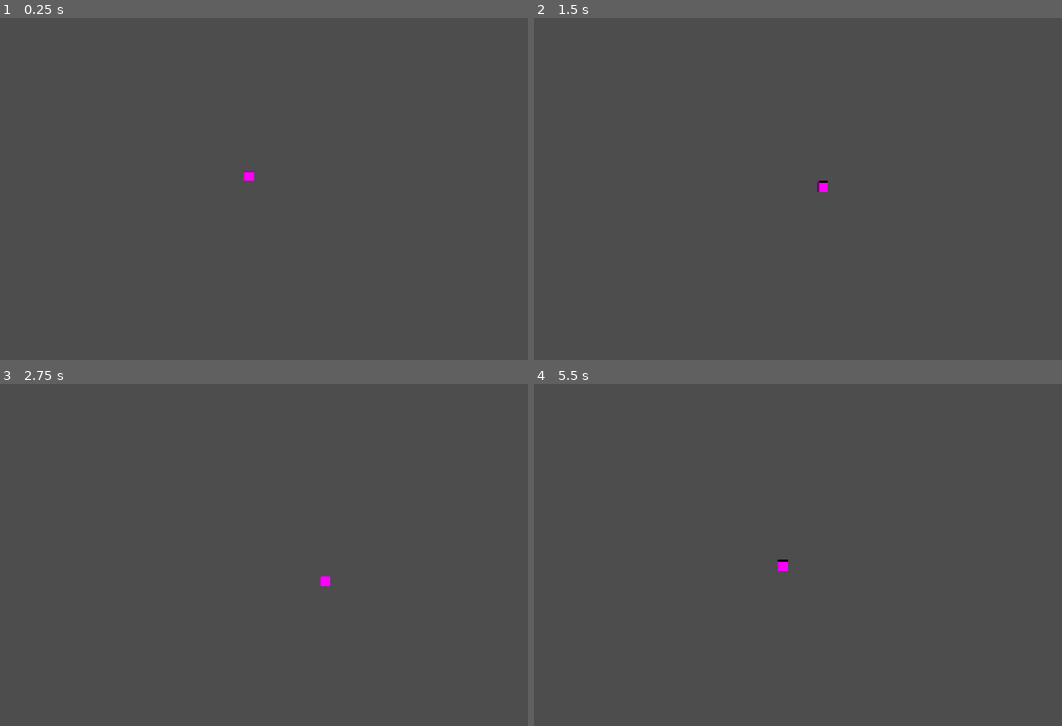
Above: before the commit, frames 1-4 (two rows, left to right).
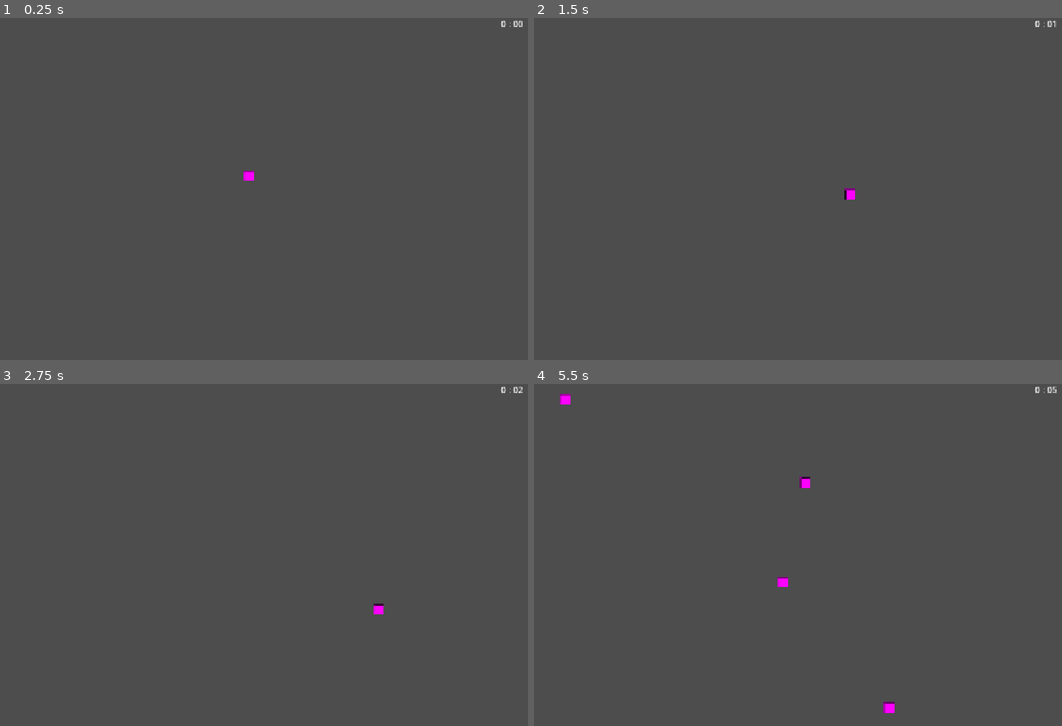
Above: after the commit, the same moments.

Repository: ulisesgarrod/ShivShift
Game: Godot game, scene res://scenes/escena.tscn
Two runs of this game, one before a commit and one after it. Both use one fixed random seed, a clock stepped at 60 frames per second and the inputs below.
Inputs:
- Up to frame 1 (0.25 s): no input
- Up to frame 2 (1.5 s): tap Enter at 0.5 s; hold D (right) 0.53-1.28 s; hold S (down) from 1.28 s (still down)
- Up to frame 3 (2.75 s): release S (down) at 2.03 s; hold D (right) from 2.03 s (still down)
- Up to frame 4 (5.5 s): tap Space at 2.75 s; release D (right) at 2.78 s; hold W (up) 2.78-3.53 s; hold A (left) 3.53-5.03 s; hold S (down) from 5.03 s (still down)

The runs differ from the first frame. In frame 1, less than 0.1% of the frame differs, in the area x 94-99%, y 0-3%; in frame 2, 0.2%; in frame 3, 0.2%; in frame 4, 0.4%, in the area x 4-99%, y 0-97%.

Commit message:
añadidos enemigos basicos y funcion para spawn seguimiento del player y timer

Diff:
--- /dev/null
+++ b/scenes/basic_enemy.tscn
@@ -0,0 +1,18 @@
+[gd_scene format=3 uid="uid://btw4thphoidaw"]
+
+[ext_resource type="Script" uid="uid://uh25txuemlps" path="res://scripts/basic_enemy.gd" id="1_3i4hm"]
+
+[sub_resource type="PlaceholderTexture2D" id="PlaceholderTexture2D_w1k3h"]
+size = Vector2(20, 20)
+
+[sub_resource type="RectangleShape2D" id="RectangleShape2D_7otec"]
+
+[node name="BasicEnemy" type="CharacterBody2D" unique_id=924022711]
+motion_mode = 1
+script = ExtResource("1_3i4hm")
+
+[node name="Sprite2D" type="Sprite2D" parent="." unique_id=936855003]
+texture = SubResource("PlaceholderTexture2D_w1k3h")
+
+[node name="CollisionShape2D" type="CollisionShape2D" parent="." unique_id=25930006]
+shape = SubResource("RectangleShape2D_7otec")
--- /dev/null
+++ b/scenes/enemy_spawner.tscn
@@ -0,0 +1,41 @@
+[gd_scene format=3 uid="uid://b23k3egejgeoq"]
+
+[ext_resource type="Script" uid="uid://c4p231s88a52n" path="res://scripts/spawner.gd" id="1_devoi"]
+[ext_resource type="PackedScene" uid="uid://btw4thphoidaw" path="res://scenes/basic_enemy.tscn" id="2_xl0gr"]
+
+[node name="EnemySpawner" type="Node2D" unique_id=1826577877]
+script = ExtResource("1_devoi")
+enemy = ExtResource("2_xl0gr")
+
+[node name="UI" type="CanvasGroup" parent="." unique_id=479076558]
+
+[node name="HBoxContainer" type="HBoxContainer" parent="UI" unique_id=637621746]
+offset_right = 40.0
+offset_bottom = 40.0
+
+[node name="Minute" type="Label" parent="UI/HBoxContainer" unique_id=1605554999]
+unique_name_in_owner = true
+layout_mode = 2
+text = "0"
+
+[node name="Label2" type="Label" parent="UI/HBoxContainer" unique_id=63572980]
+layout_mode = 2
+text = ":"
+
+[node name="Second" type="Label" parent="UI/HBoxContainer" unique_id=97434574]
+unique_name_in_owner = true
+layout_mode = 2
+text = "00"
+
+[node name="Timer" type="Timer" parent="UI" unique_id=1027655261]
+autostart = true
+
+[node name="Pattern" type="Timer" parent="UI" unique_id=1868114861]
+wait_time = 10.0
+autostart = true
+
+[node name="Elite" type="Timer" parent="UI" unique_id=1818528600]
+wait_time = 9.0
+autostart = true
+
+[connection signal="timeout" from="UI/Timer" to="." method="_on_timer_timeout"]
--- a/scenes/escena.tscn
+++ b/scenes/escena.tscn
@@ -1,8 +1,13 @@
 [gd_scene format=3 uid="uid://blo8ibv7hr35t"]
 
 [ext_resource type="PackedScene" uid="uid://ce4k1xusswwlq" path="res://scenes/player.tscn" id="1_aa26p"]
+[ext_resource type="PackedScene" uid="uid://b23k3egejgeoq" path="res://scenes/enemy_spawner.tscn" id="1_ji8w1"]
 
 [node name="escena" type="Node2D" unique_id=96645501]
 
+[node name="EnemySpawner" parent="." unique_id=1826577877 node_paths=PackedStringArray("player") instance=ExtResource("1_ji8w1")]
+position = Vector2(1101, -9)
+player = NodePath("../Player")
+
 [node name="Player" parent="." unique_id=1041187817 instance=ExtResource("1_aa26p")]
 position = Vector2(623, 299)
--- a/scenes/player.tscn
+++ b/scenes/player.tscn
@@ -1,6 +1,6 @@
 [gd_scene format=3 uid="uid://ce4k1xusswwlq"]
 
-[ext_resource type="Script" uid="uid://b1fvbqsnqg7q0" path="res://scenes/player.gd" id="1_3vyb7"]
+[ext_resource type="Script" uid="uid://b1fvbqsnqg7q0" path="res://scripts/player.gd" id="1_3vyb7"]
 
 [sub_resource type="PlaceholderTexture2D" id="PlaceholderTexture2D_w1k3h"]
 size = Vector2(20, 20)
@@ -8,6 +8,7 @@
 [sub_resource type="RectangleShape2D" id="RectangleShape2D_7otec"]
 
 [node name="Player" type="CharacterBody2D" unique_id=1041187817]
+motion_mode = 1
 script = ExtResource("1_3vyb7")
 
 [node name="Sprite2D" type="Sprite2D" parent="." unique_id=725777135]
--- /dev/null
+++ b/scripts/basic_enemy.gd
@@ -0,0 +1,10 @@
+extends CharacterBody2D
+
+@export var player_reference : CharacterBody2D
+var direction : Vector2
+var speed : float = 100
+
+
+func _physics_process(_delta: float) -> void:
+	velocity = (player_reference.global_position - global_position).normalized() * speed
+	move_and_slide()
--- a/scenes/player.gd
+++ b/scripts/player.gd
@@ -1,7 +1,7 @@
 extends CharacterBody2D
 
 
-var speed : float = 100
+var speed : float = 170
 
 
 func _physics_process(_delta: float) -> void:
--- /dev/null
+++ b/scripts/spawner.gd
@@ -0,0 +1,43 @@
+extends Node2D
+
+@export var player : CharacterBody2D
+@export var enemy : PackedScene
+
+@export var distance : float = 550
+@export var spawn_interval : int = 1
+
+var minute : int:
+	set(value):
+		minute= value
+		%Minute.text= str(value)
+
+var second : int:
+	set(value):
+		second = value
+		if second >= 60:
+			second -= 60
+			minute += 1
+		%Second.text = str(second).lpad(2, '0')
+
+func spawn(pos: Vector2):
+	var enemy_instance = enemy.instantiate()
+
+	enemy_instance.position = pos
+	enemy_instance.player_reference = player
+
+	get_tree().current_scene.add_child(enemy_instance)
+
+func get_random_position() -> Vector2:
+	return player.position + distance * Vector2.RIGHT.rotated(randf_range(0, 2 * PI ))
+
+
+func amount(number : int = 1):
+	for i in range(number):
+		spawn(get_random_position())
+
+
+func _on_timer_timeout() -> void:
+	second += 1
+	# Cada `spawn_interval` segundos sale 1 enemigo, más 1 extra por cada minuto jugado
+	if second % spawn_interval == 0:
+		amount(1 + minute)
Not shown, added: scripts/basic_enemy.gd.uid
Renamed: scenes/player.gd.uid -> scripts/player.gd.uid
Not shown, added: scripts/spawner.gd.uid
